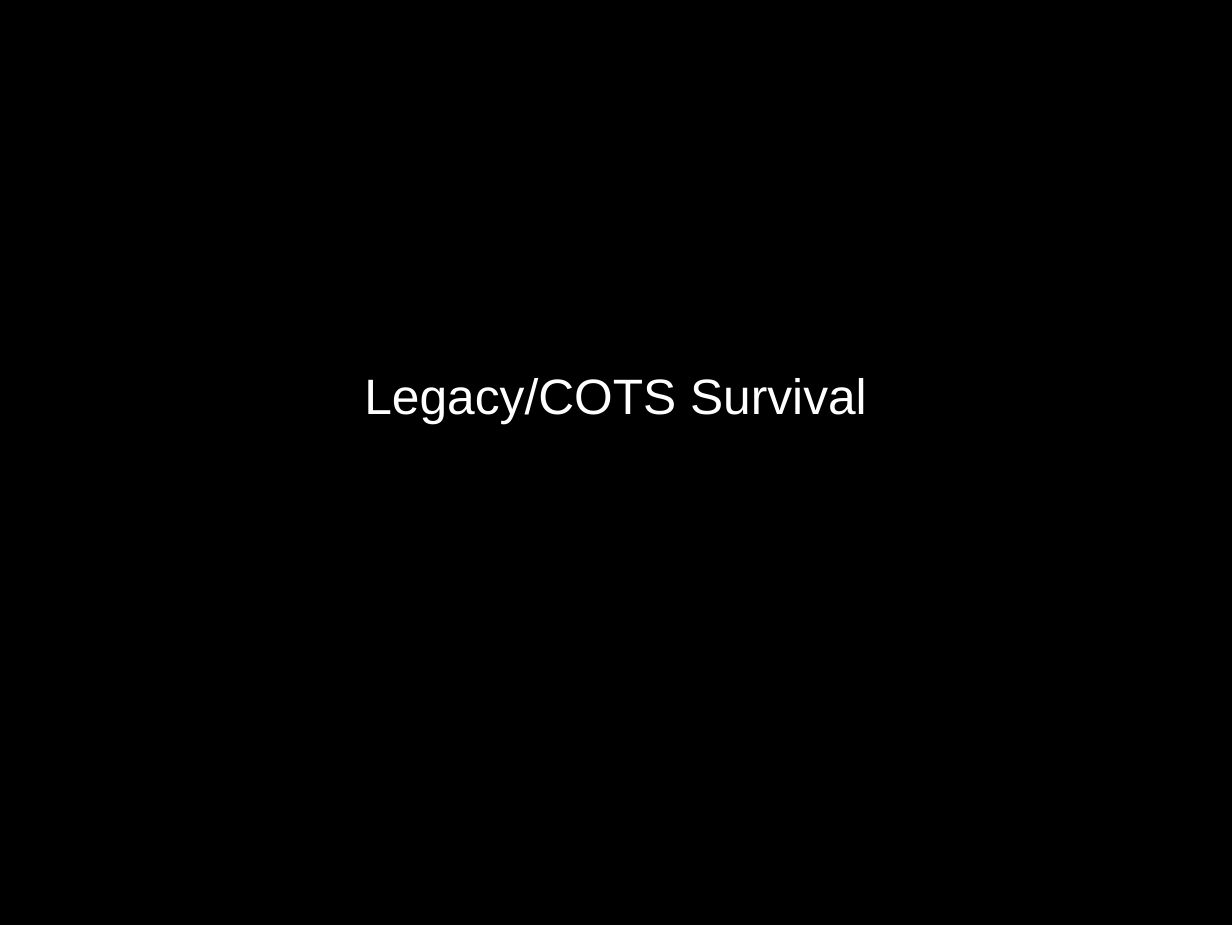
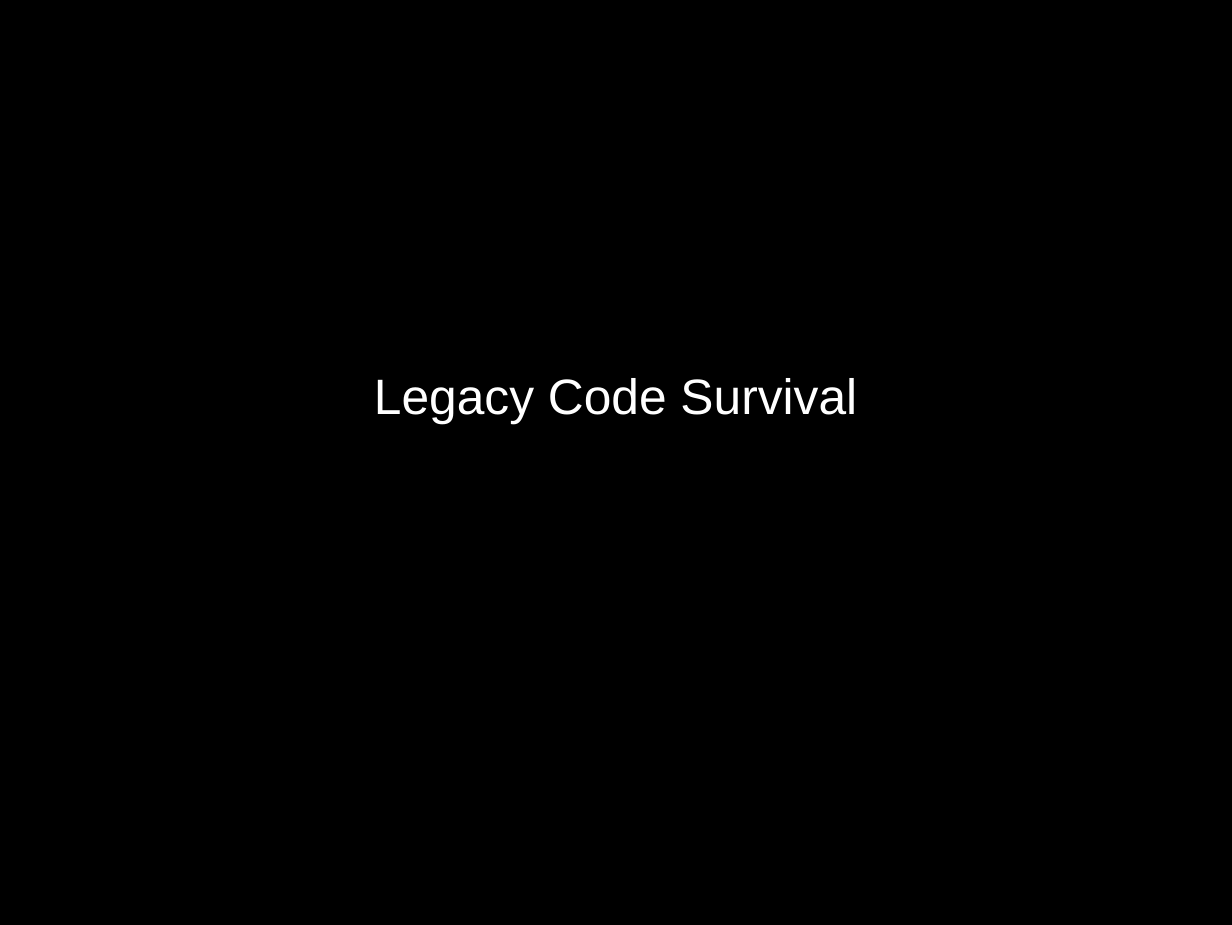
Before and after one commit to ChrisLynch42/presentations, a slide deck: slide 1 of codepalousa/legacy_code/coudepalousa.odp. Drawn at 1232x925 pixels with LibreOffice and Linux fonts; fonts in the diff are those of the drawing. Boxes give left, top, right and bottom in pixels: in the first picture for what was removed or moved away, otherwise in the second. Text is boxed around its words. In the diff, an @@ line names an element or a change of style, - is before the commit and + after.

```diff
--- a/codepalousa/legacy_code/coudepalousa.odp
+++ b/codepalousa/legacy_code/coudepalousa.odp
@@ subtitle at bbox=[374, 378, 857, 424]: text changed @@
-Legacy/COTS Survival
+Legacy Code Survival
```
Also in this commit, not shown: 5 other slides changed, 4 slides added, 3 slides removed.
